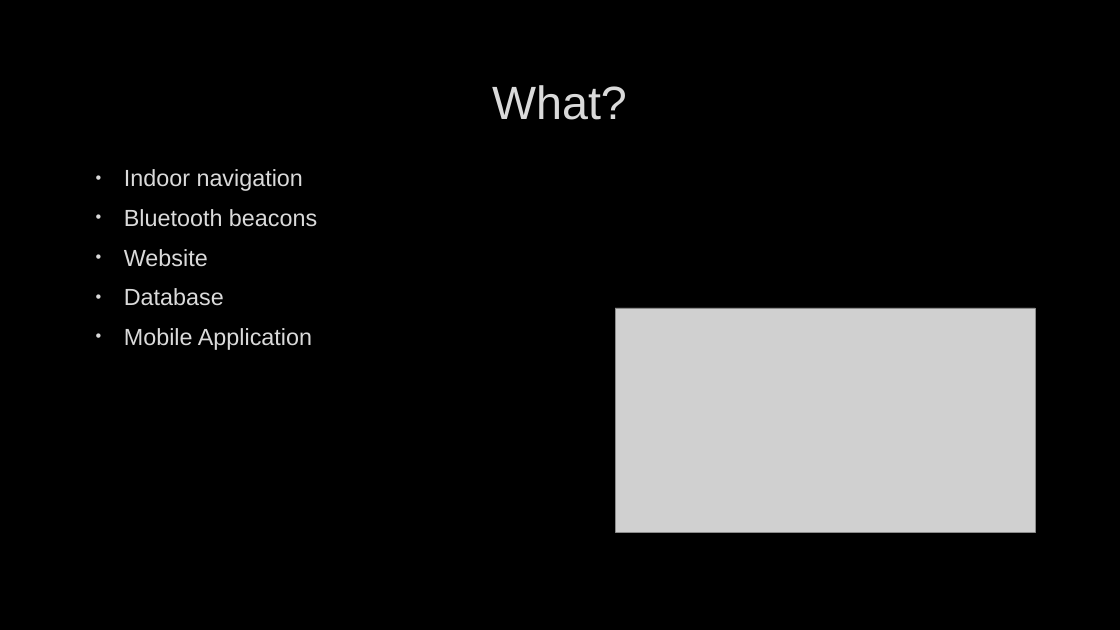
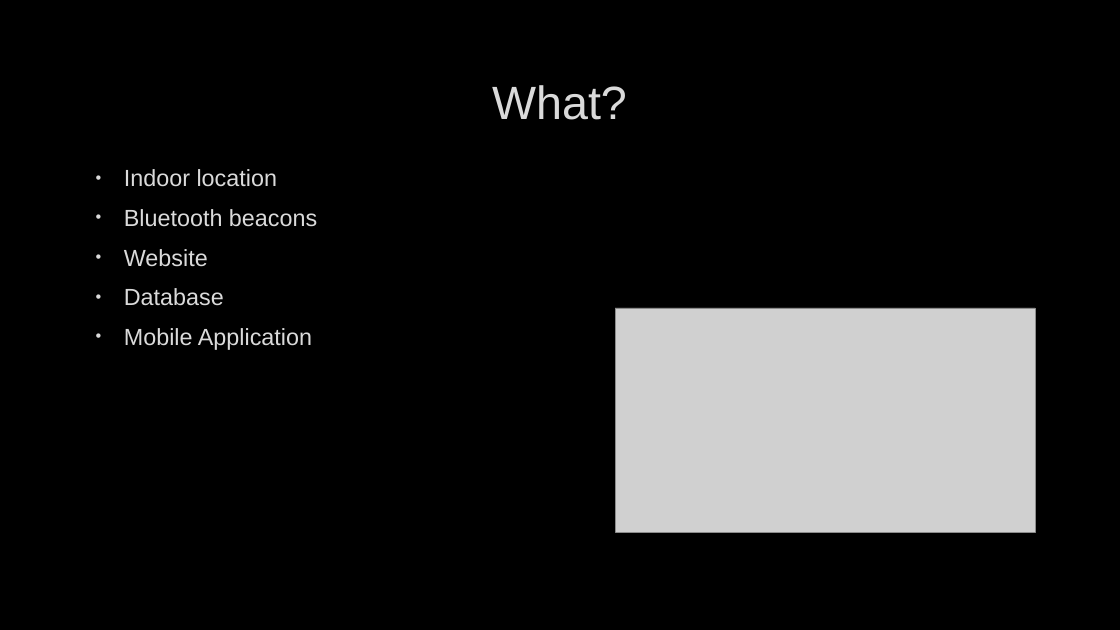
Before and after one commit to wouter-vv/BachelorProject, a slide deck: slide 3 of presentatie.pptx. Drawn at 1120x630 pixels with LibreOffice and Linux fonts; fonts in the diff are those of the drawing; grey boxes stand for pictures; background and template pictures are left out. Boxes give left, top, right and bottom in pixels: in the first picture for what was removed or moved away, otherwise in the second. Text is boxed around its words. In the diff, an @@ line names an element or a change of style, - is before the commit and + after.

Commit message:
ppt

```diff
--- a/presentatie.pptx
+++ b/presentatie.pptx
@@ text at (124,169,277,187): text changed @@
-• Indoor navigation
+• Indoor location
```
Also in this commit, not shown: 1 other slide changed.
